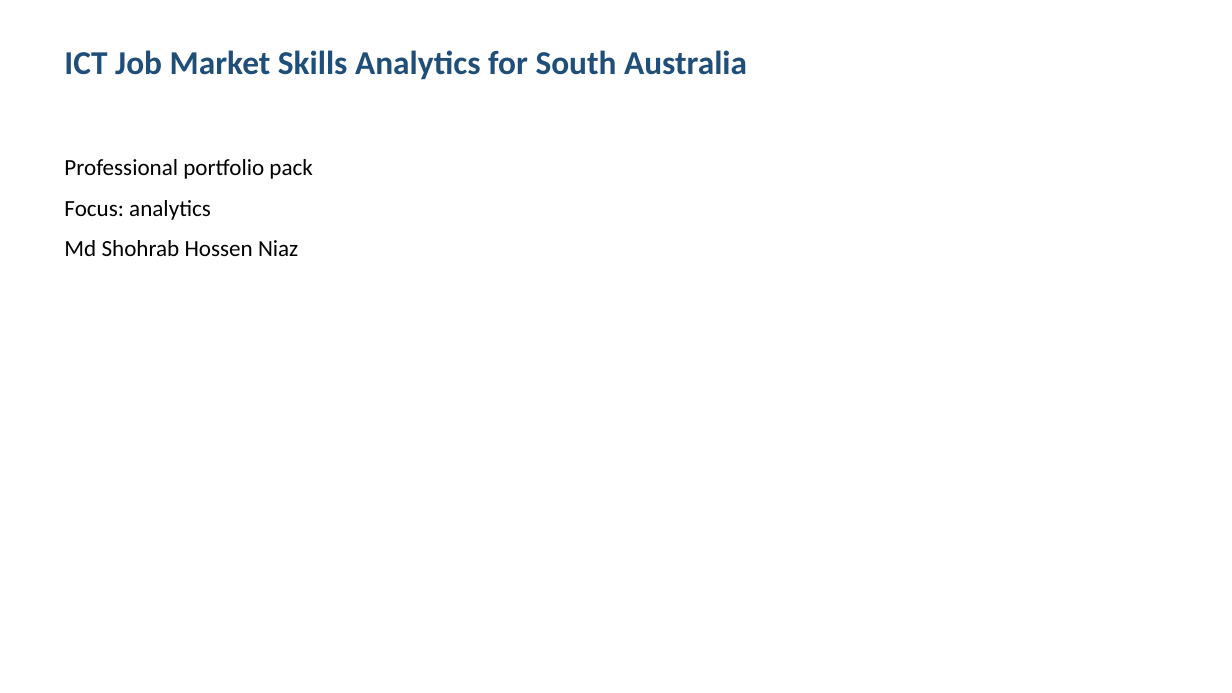
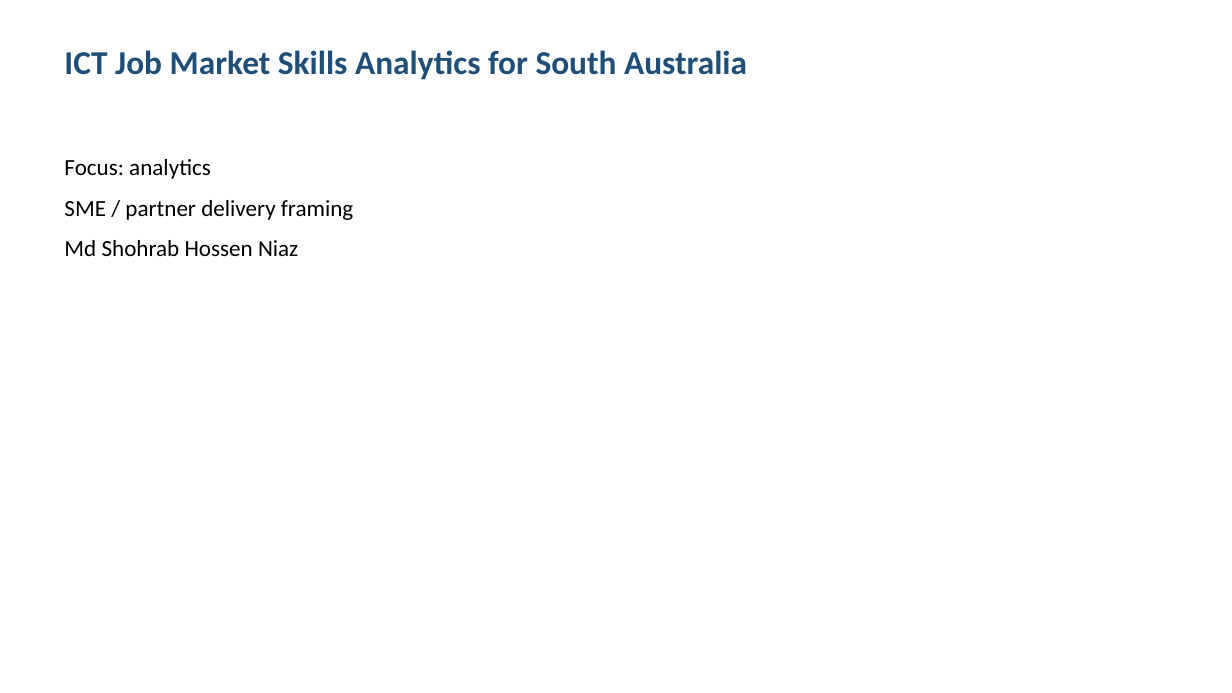
Before and after one commit to shohrabniaz/sa-ict-job-skills-analytics, a slide deck: slide 1 of Final_Submission/02_Presentation.pptx. Drawn at 1232x693 pixels with LibreOffice and Linux fonts; fonts in the diff are those of the drawing. Boxes give left, top, right and bottom in pixels: in the first picture for what was removed or moved away, otherwise in the second. Text is boxed around its words. In the diff, an @@ line names an element or a change of style, - is before the commit and + after.

Commit message:
Polish portfolio pack for professional showcase readiness.

```diff
--- a/Final_Submission/02_Presentation.pptx
+++ b/Final_Submission/02_Presentation.pptx
@@ text at <box>64,159,312,179</box>: paragraph removed @@
-Professional portfolio pack
@@ text at <box>64,200,353,220</box>: paragraph added @@
+SME / partner delivery framing
```
Also in this commit, not shown: 3 other slides changed, 12 other files.
